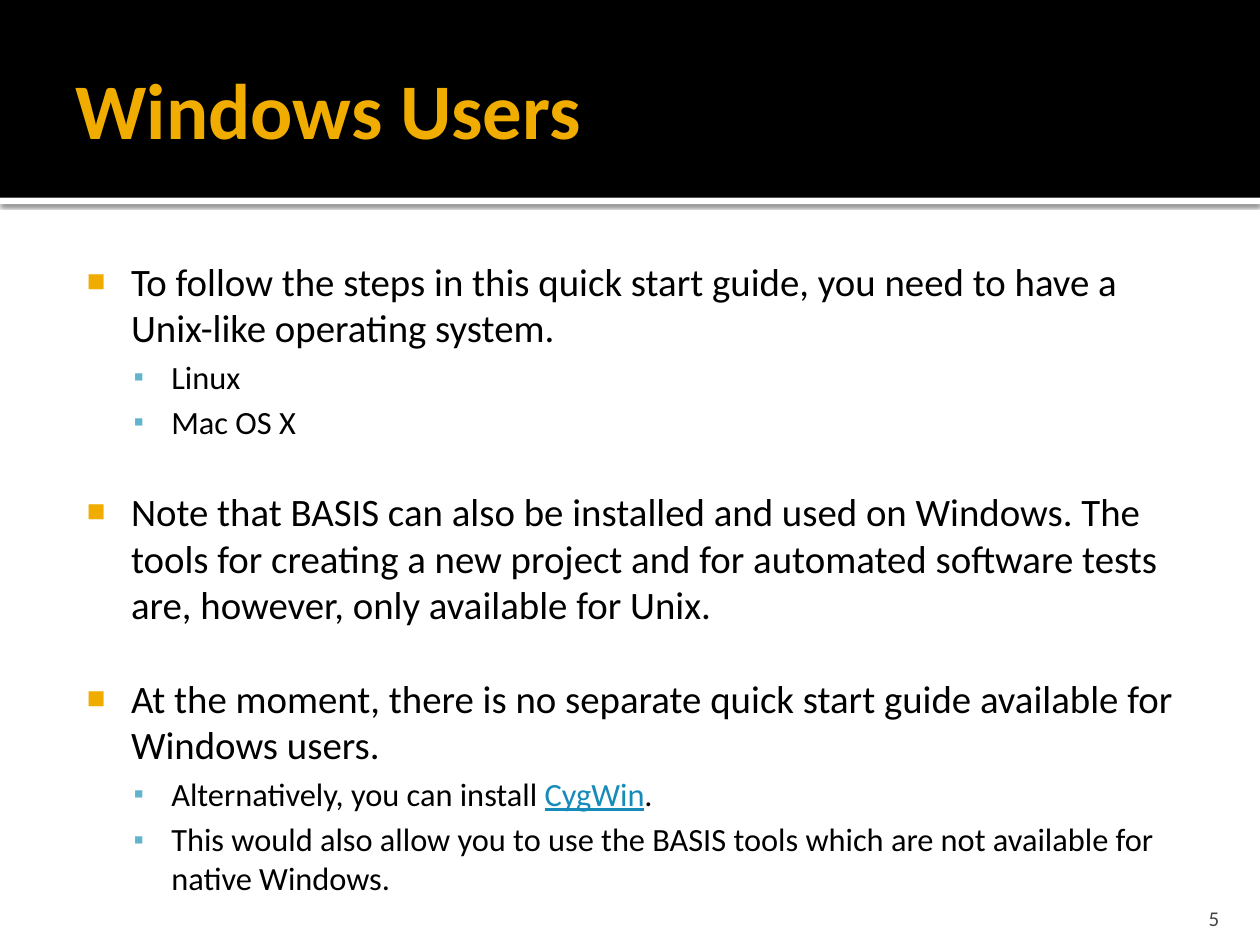
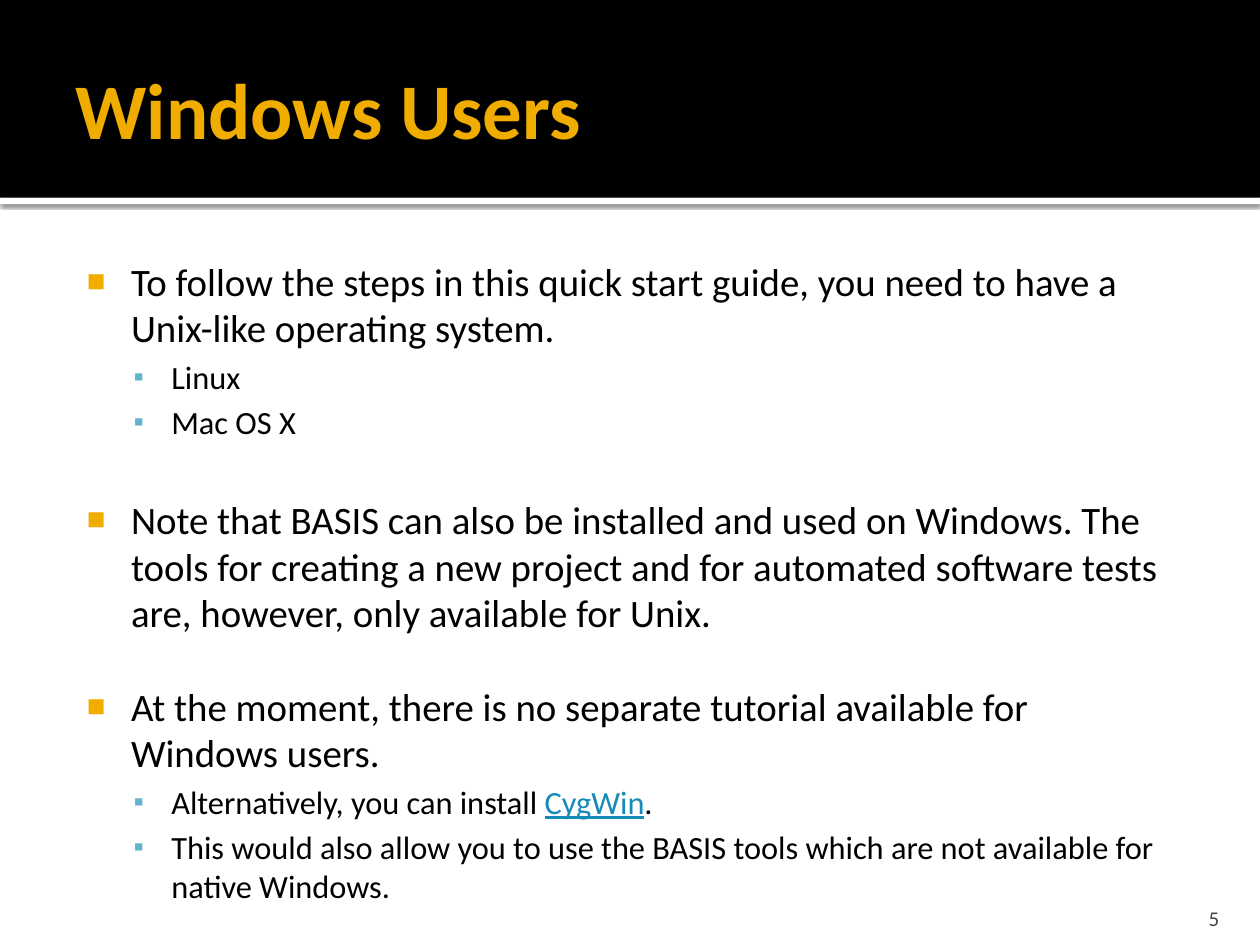
Before and after one commit to cmake-basis/legacy, a slide deck: slide 5 of doc/tutorials/BASIS Quick Start Guide - 01 Getting Started.pptx. Drawn at 1260x945 pixels with LibreOffice and Linux fonts; fonts in the diff are those of the drawing. Boxes give left, top, right and bottom in pixels: in the first picture for what was removed or moved away, otherwise in the second. Text is boxed around its words. In the diff, an @@ line names an element or a change of style, - is before the commit and + after.

Commit message:
Issue #237 Updated Getting Started Tutorial and Quick Start Guide to be more current and reference the git repository rather than the older SVN repository.

```diff
--- a/doc/tutorials/BASIS Quick Start Guide - 01 Getting Started.pptx
+++ b/doc/tutorials/BASIS Quick Start Guide - 01 Getting Started.pptx
@@ text at bbox=[131, 694, 1028, 768]: text changed @@
-■ At the moment, there is no separate quick start guide available for Windows users.
+■ At the moment, there is no separate tutorial available for Windows users.
```
Also in this commit, not shown: 2 other slides changed, 1 other file.
